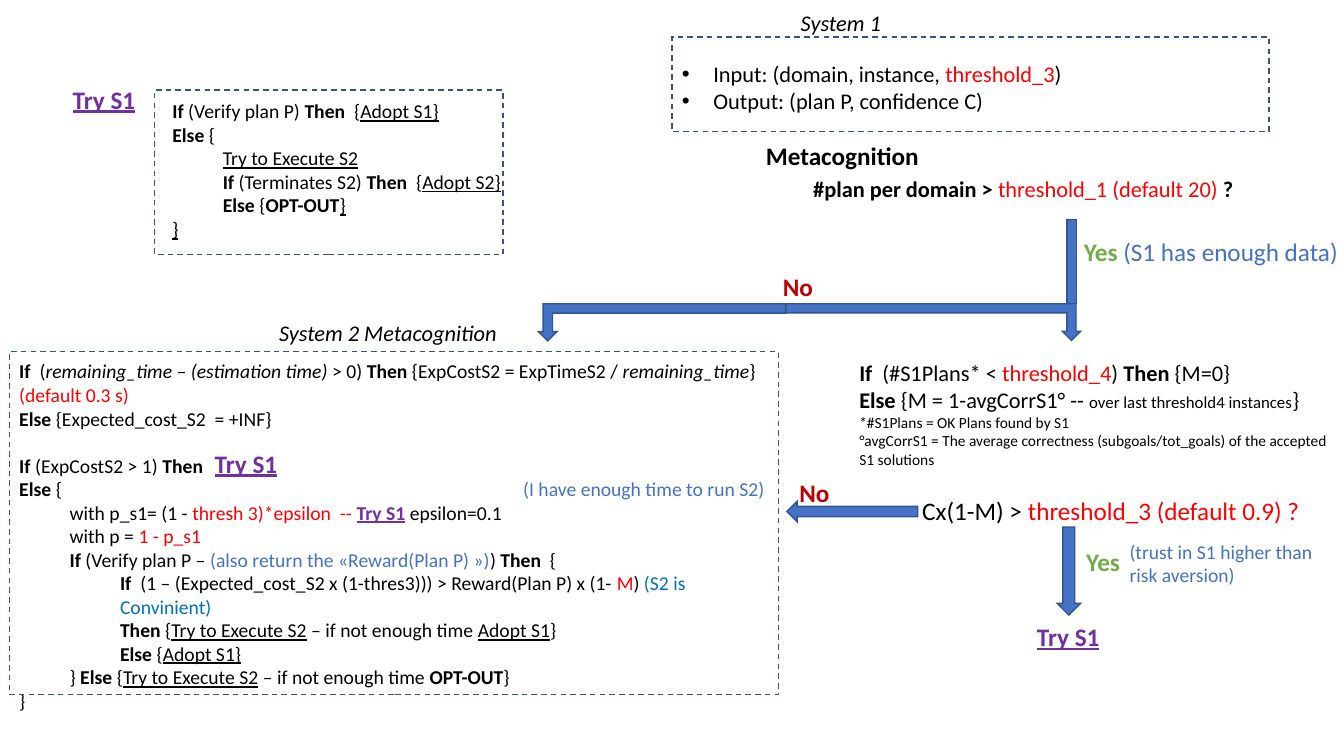
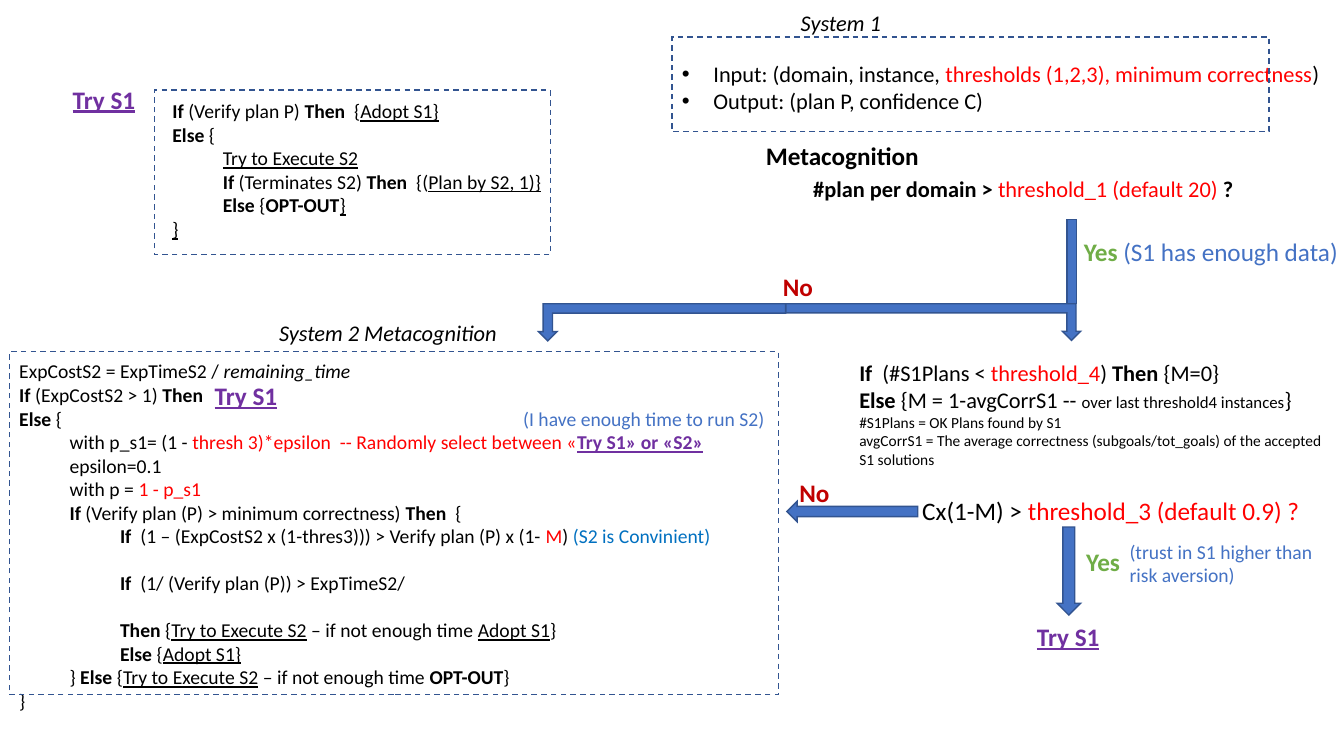
Before and after one commit to FrancescoFabiano/SOFAI-x-Planning, a slide deck: slide 2 of arch_Schema.pptx. Drawn at 1344x756 pixels with LibreOffice and Linux fonts; fonts in the diff are those of the drawing. Boxes give left, top, right and bottom in pixels: in the first picture for what was removed or moved away, otherwise in the second. Text is boxed around its words. In the diff, an @@ line names an element or a change of style, - is before the commit and + after.

Commit message:
Finalizing classical -- Need Vishal Help to correct S1 evaluation

```diff
--- a/arch_Schema.pptx
+++ b/arch_Schema.pptx
@@ text at [713,63,1319,88]: text changed; text colour #000000 to #FF0000 @@
-• Input: (domain, instance, threshold_3)
+• Input: (domain, instance, thresholds (1,2,3), minimum correctness)
@@ rectangle: place and size @@
-rectangle at [154,90,503,254]
+rectangle at [154,90,551,254]
@@ text at [223,175,541,192]: text changed @@
-    If (Terminates S2) Then {Adopt S2}
+    If (Terminates S2) Then {(Plan by S2, 1)}
@@ text at [19,364,351,382]: text changed @@
-If (remaining_time – (estimation time) > 0) Then {ExpCostS2 = ExpTimeS2 / remaining_time} (default 0.3 s)
-Else {Expected_cost_S2 = +INF}
+ExpCostS2 = ExpTimeS2 / remaining_time
@@ text "Try S1": place and size @@
-text "Try S1" at [215,456,278,477]
+text "Try S1" at [215,388,278,409]
@@ text at [859,365,1321,465]: text changed @@
-If (#S1Plans* < threshold_4) Then {M=0}
-Else {M = 1-avgCorrS1° -- over last threshold4 instances}
-*#S1Plans = OK Plans found by S1
-°avgCorrS1 = The average correctness (subgoals/tot_goals) of the accepted S1 solutions
+If (#S1Plans < threshold_4) Then {M=0}
+Else {M = 1-avgCorrS1 -- over last threshold4 instances}
+#S1Plans = OK Plans found by S1
+avgCorrS1 = The average correctness (subgoals/tot_goals) of the accepted S1 solutions
@@ text at [70,435,703,476]: text changed; text colour #000000 to #FF0000 @@
-  with p_s1= (1 - thresh 3)*epsilon -- Try S1 epsilon=0.1
+  with p_s1= (1 - thresh 3)*epsilon -- Randomly select between «Try S1» or «S2» epsilon=0.1
@@ text at [70,506,710,593]: text changed @@
-  If (Verify plan P – (also return the «Reward(Plan P) »)) Then {
-    If (1 – (Expected_cost_S2 x (1-thres3))) > Reward(Plan P) x (1- M) (S2 is Convinient)
+  If (Verify plan (P) > minimum correctness) Then {
+    If (1 – (ExpCostS2 x (1-thres3))) > Verify plan (P) x (1- M) (S2 is Convinient)
+    If (1/ (Verify plan (P)) > ExpTimeS2/
```
Also in this commit, not shown: 1 other file.
